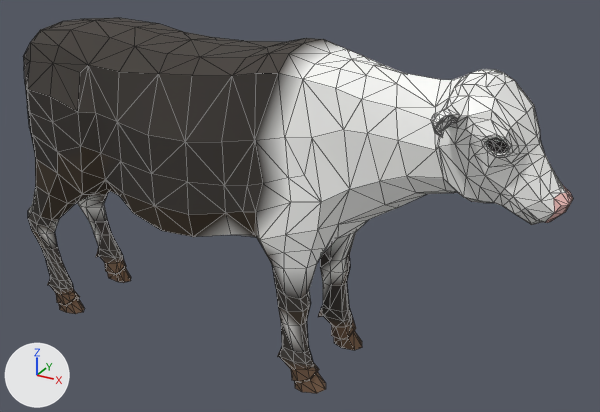
The glTF model assets/animals/src/cattle.glb: old version first, new version second.
Both versions are drawn from a 50 mm lens placed at (6.55, -8.96, 6.81), pointed at (1.49, 0.23, 2.22). Every picture has the same lights, and +X, +Y and +Z are marked at lower left. The first picture is the older version. Mesh edges are drawn as thin lines. Vertices at exactly the same position are counted once.

The first picture shows 'Cow'.
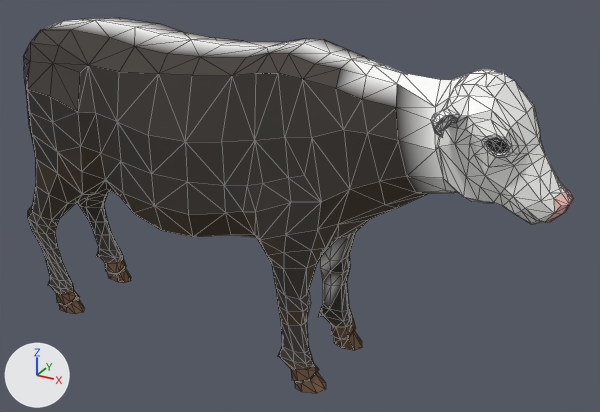
The change in detail:
me_cube has 1091 vertices, 2178 faces and spans x -2.98..5.09, y -1.16..1.16, z -0.06..4.53.
me_cube is used by ob_cow; location (0.0, 0.0, 0.0).
me_cube part 1: 578 faces centred in x -2.97..3.59, y -0.93..0.93, z 0.57..4.5 are repainted in the vertex colours, in many colours.

Changed parts and their boxes (x1, y1, x2, y2) in the pictures (600 x 412 px):
part 1 of me_cube, recoloured: (28, 18, 445, 353) in both
